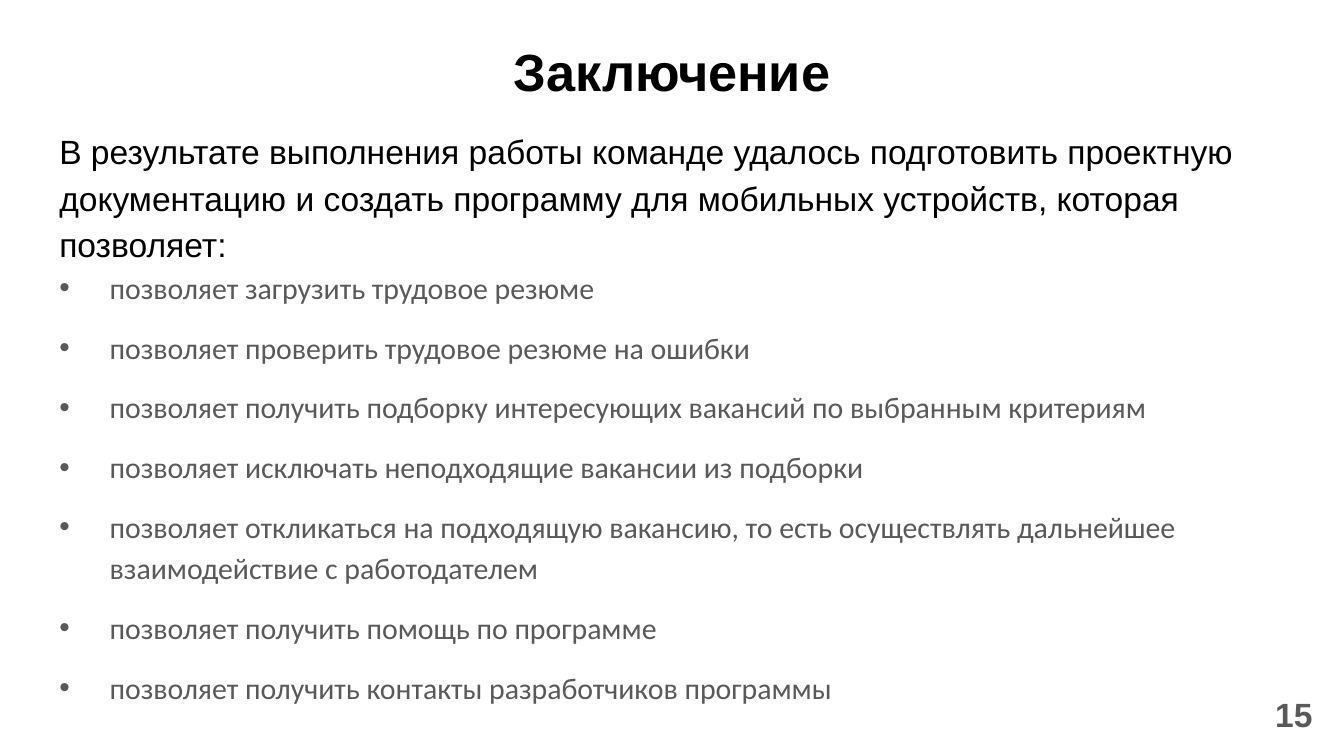
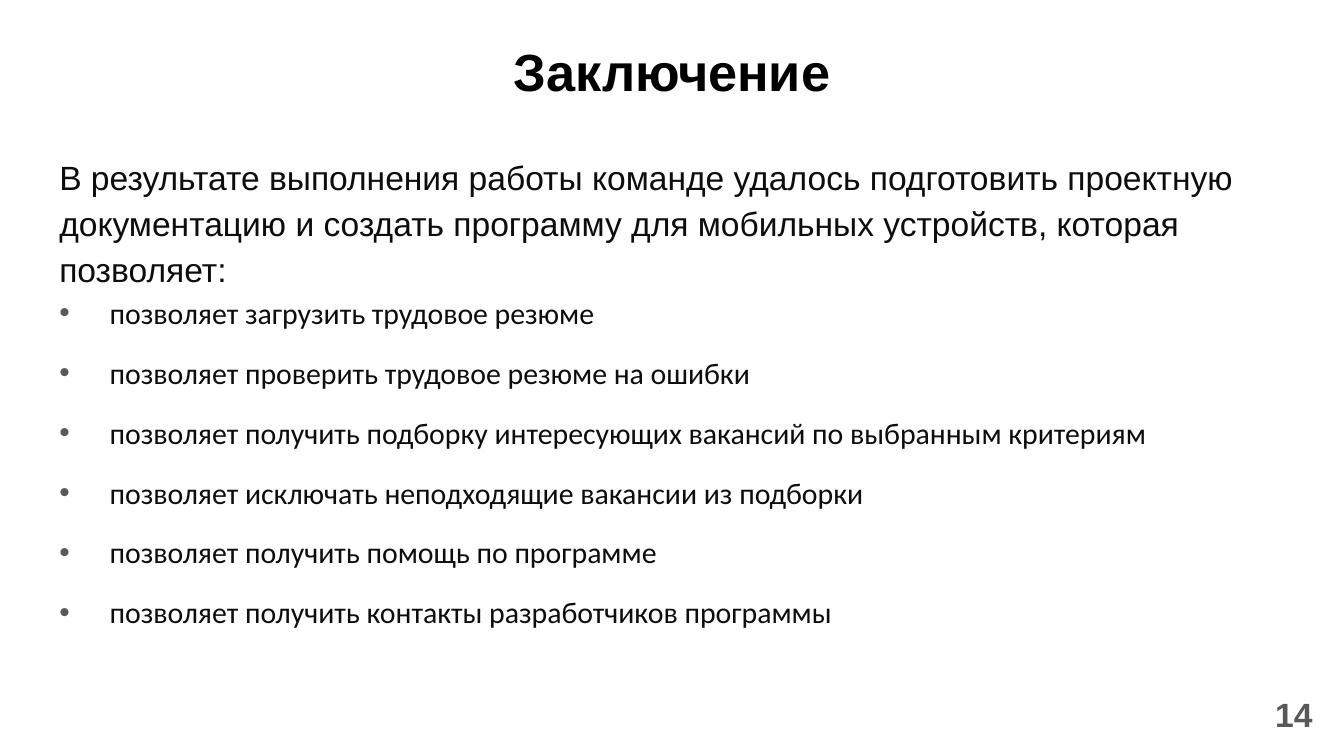
Before and after one commit to Vitya535/FindJobOnHH, a slide deck: slide 14 of Documents/Presentation.pptx (slide 15 before the commit). Drawn at 1344x756 pixels with LibreOffice and Linux fonts; fonts in the diff are those of the drawing. Boxes give left, top, right and bottom in pixels: in the first picture for what was removed or moved away, otherwise in the second. Text is boxed around its words. In the diff, an @@ line names an element or a change of style, - is before the commit and + after.

```diff
--- a/Documents/Presentation.pptx
+++ b/Documents/Presentation.pptx
@@ text "В результате выполнения работы команде ...": place and size @@
-text "В результате выполнения работы команде ..." at [59, 139, 1232, 704]
+text "В результате выполнения работы команде ..." at [59, 165, 1232, 628]
@@ text "В результате выполнения работы команде ..." at [59, 165, 1232, 628]: text colour #000000 to #0D0D0D in "В результате выполнения работы команде удалось подготовить ..."; text colour #595959 to #0D0D0D in "позволяет загрузить трудовое резюме", "позволяет проверить трудовое резюме на ошибки", "позволяет получить подборку интересующих вакансий по выбранн ...", "позволяет исключать неподходящие вакансии из подборки" and 2 more places @@
@@ text at [110, 518, 1175, 584]: paragraph removed @@
-• позволяет откликаться на подходящую вакансию, то есть осуществлять дальнейшее взаимодействие с работодателем
@@ page number at [1275, 704, 1312, 727]: text changed @@
-15
+14
```
Also in this commit, not shown: 8 other slides changed, 2 slides added, 3 slides removed.
